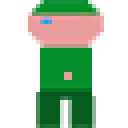
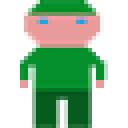
Layered file, before and after one edit (w=128, h=128). Changes by layer:
renamed "SS" to "ss", showed it over (x1=20, y1=0, x2=108, y2=128)
hid "ww", moved it above "nw", painted on it over (x1=20, y1=0, x2=108, y2=128)
